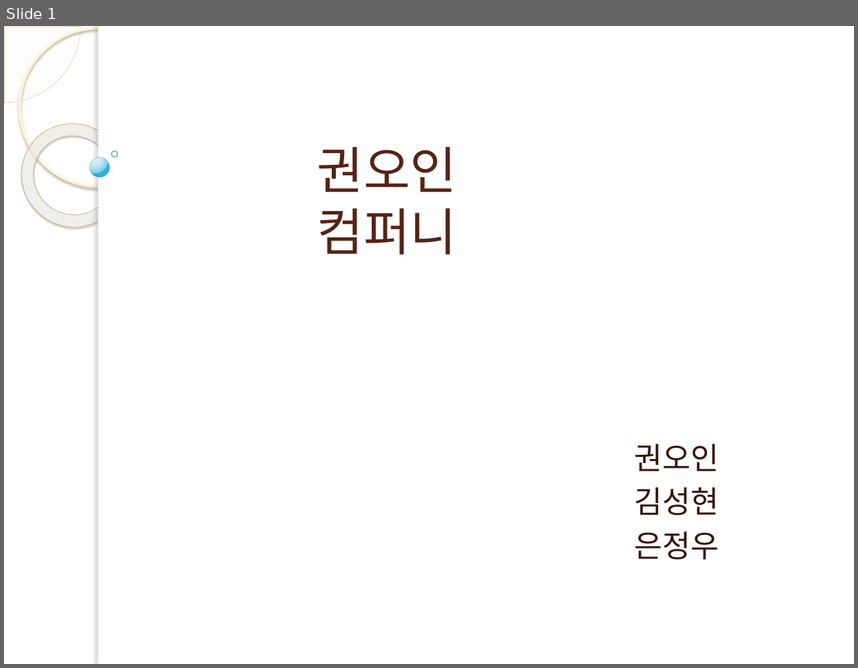
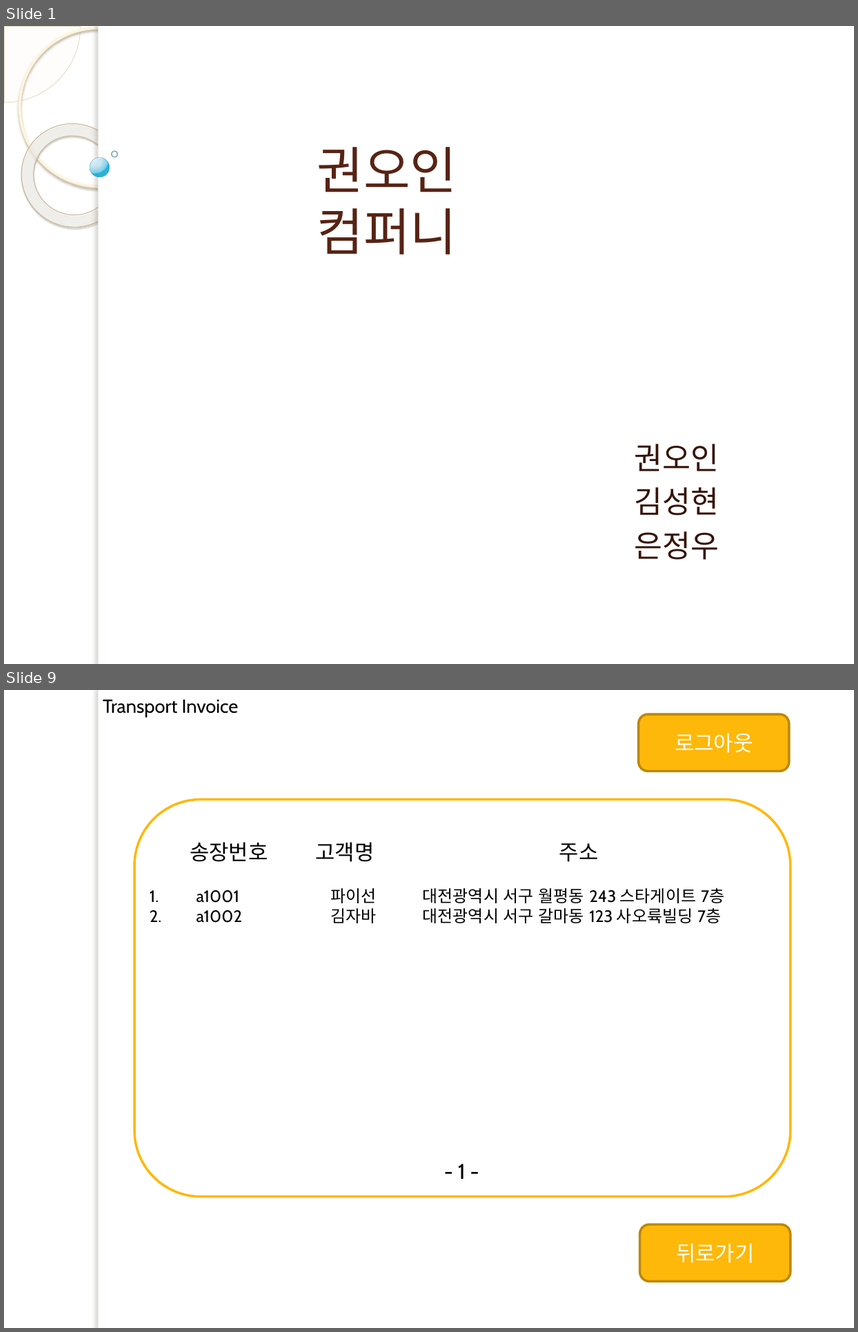
Before and after one commit to lx9203/fulfillmentBlue, a slide deck: 프레젠테이션1.pptx. Shown one above the other, each under a label of ours: slide 1 before the commit, slides 1 and 9 after it; the slides between them are not shown. The pictures are 858x668 and 858x1332 pixels, drawn with LibreOffice and Linux fonts; fonts in the diff are those of the drawing; background and template pictures are left out. Boxes give left, top, right and bottom in pixels: in the first picture for what was removed or moved away, otherwise in the second. Text is boxed around its words. In the diff, an @@ line names an element or a change of style, - is before the commit and + after.

```diff
--- a/프레젠테이션1.pptx
+++ b/프레젠테이션1.pptx
@@ slide 9 added at (x1=4, y1=690, x2=854, y2=1328), background picture (left out); not listed: 1 template element that a slide beside it also shows @@
@@ text added at (x1=103, y1=699, x2=239, y2=717), 16 pt, text #000000 @@
+Transport Invoice
@@ rounded rectangle added at (x1=639, y1=715, x2=789, y2=771), fill #FEB80A, outline #BC8807 2 pt, 18 pt, text #FFFFFF @@
+로그아웃
@@ rounded rectangle added at (x1=135, y1=800, x2=791, y2=1196), outline #FEB80A 2 pt @@
@@ text added at (x1=190, y1=842, x2=599, y2=862), 18 pt, text #000000 @@
+송장번호 고객명 주소
@@ text added at (x1=197, y1=888, x2=724, y2=923), 14 pt, text #000000 @@
+1. a1001 파이선 대전광역시 서구 월평동 243 스타게이트 7층
+2. a1002 김자바 대전광역시 서구 갈마동 123 사오륙빌딩 7층
@@ text added at (x1=458, y1=1163, x2=466, y2=1179), 18 pt, text #000000 @@
+- 1 -
@@ rounded rectangle added at (x1=640, y1=1224, x2=791, y2=1281), fill #FEB80A, outline #BC8807 2 pt, 18 pt, text #FFFFFF @@
+뒤로가기
```
Also in this commit, not shown: 10 slides changed, 2 slides removed.
